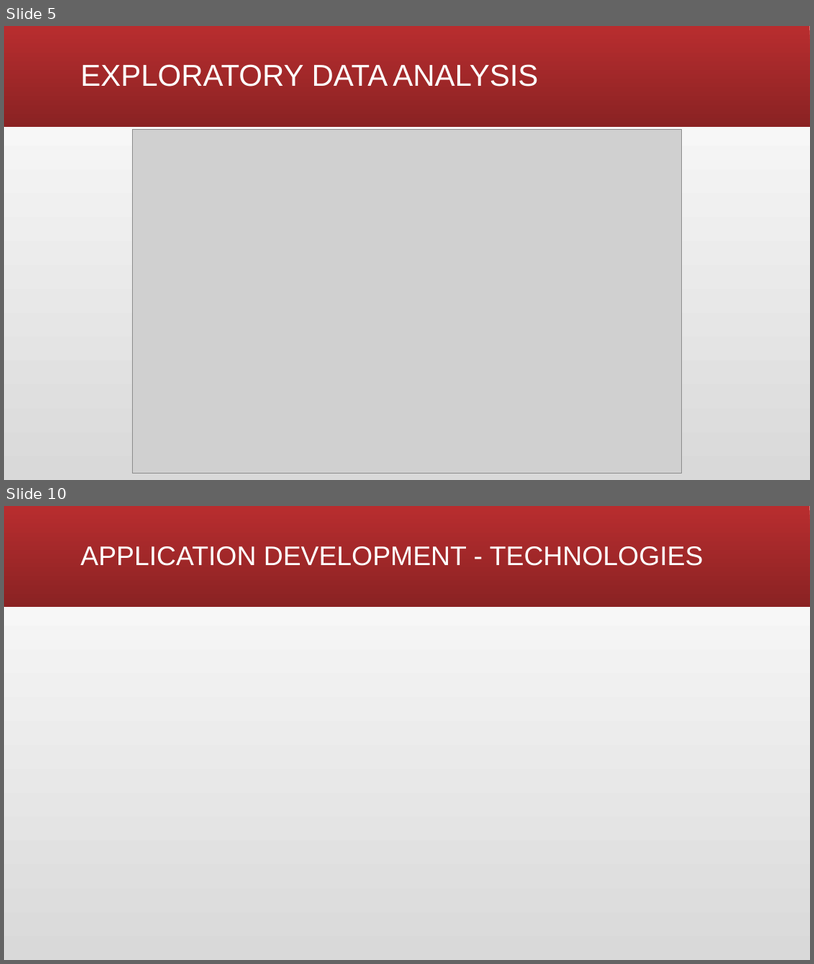
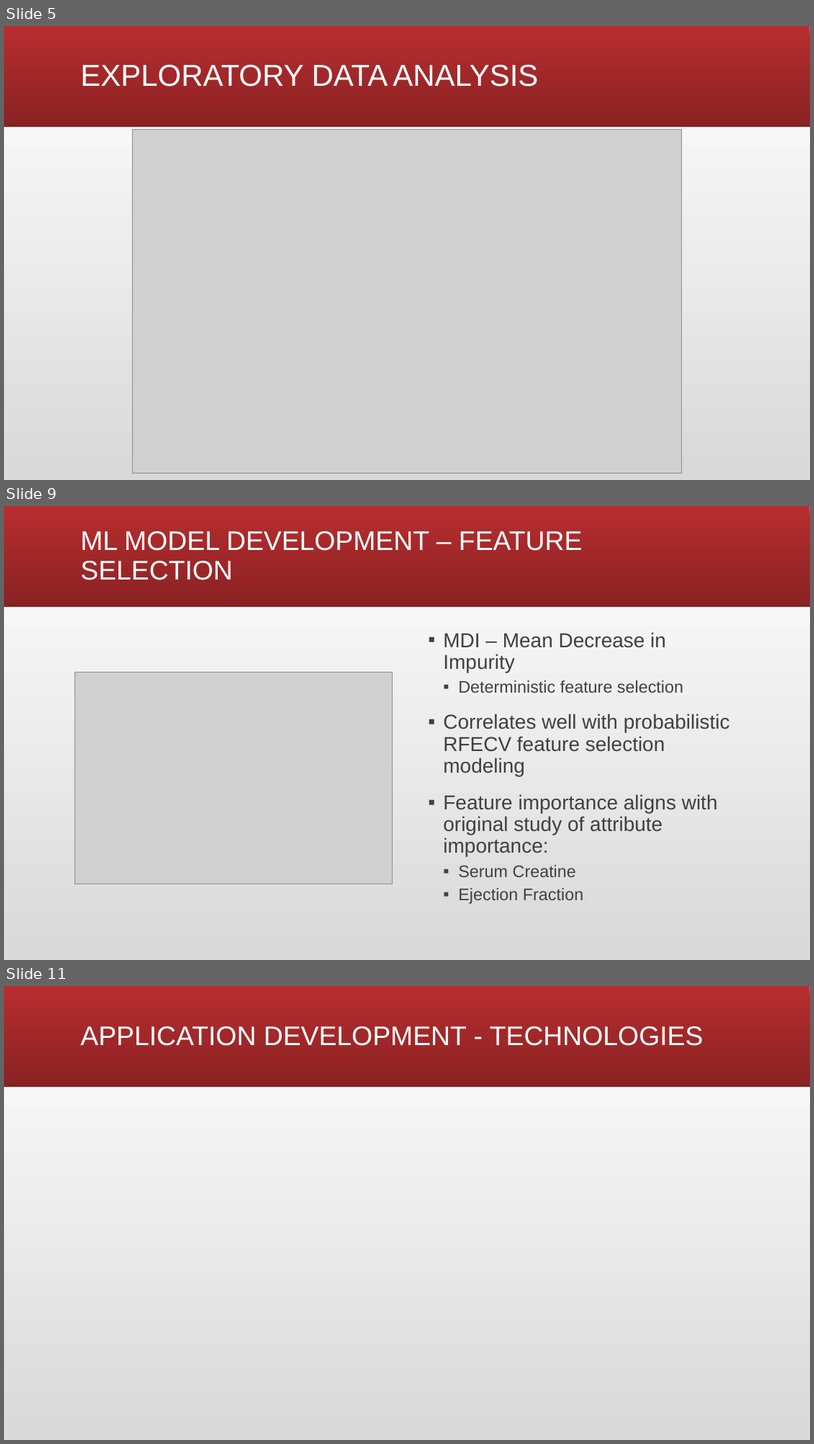
Before and after one commit to larawayn/Heart_Failure_Prediction, a slide deck: Heart Failure Detection.pptx. Shown one above the other, each under a label of ours: slides 5 and 10 before the commit, slides 5, 9 and 11 after it; the slides between them are not shown. The pictures are 814x964 and 814x1444 pixels, drawn with LibreOffice and Linux fonts; fonts in the diff are those of the drawing; grey boxes stand for pictures. Boxes give left, top, right and bottom in pixels: in the first picture for what was removed or moved away, otherwise in the second. Text is boxed around its words. In the diff, an @@ line names an element or a change of style, - is before the commit and + after.

```diff
--- a/Heart Failure Detection.pptx
+++ b/Heart Failure Detection.pptx
@@ slide 9 added at (x1=4, y1=506, x2=810, y2=960), background gradient #D9D9D9 to #FFFFFF; not listed: 1 template element that a slide beside it also shows @@
@@ title added at (x1=80, y1=531, x2=582, y2=580), 32 pt, text #FFFFFF @@
+ML MODEL DEVELOPMENT – FEATURE SELECTION
@@ text added at (x1=443, y1=632, x2=730, y2=903), 24 pt, text #404040 @@
+▪ MDI – Mean Decrease in Impurity
+  ▪ Deterministic feature selection
+▪ Correlates well with probabilistic RFECV feature selection modeling
+▪ Feature importance aligns with original study of attribute importance:
+  ▪ Serum Creatine
+  ▪ Ejection Fraction
@@ picture added at (x1=75, y1=672, x2=392, y2=884) @@
@@ what was slide 10 is now slide 11 @@
```
Also in this commit, not shown: 4 slides changed.
